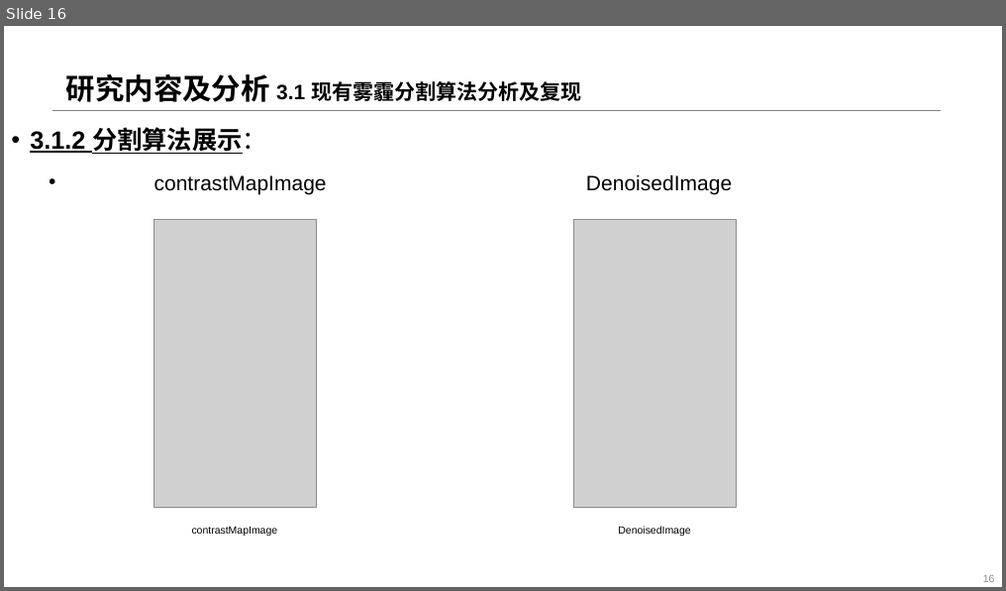
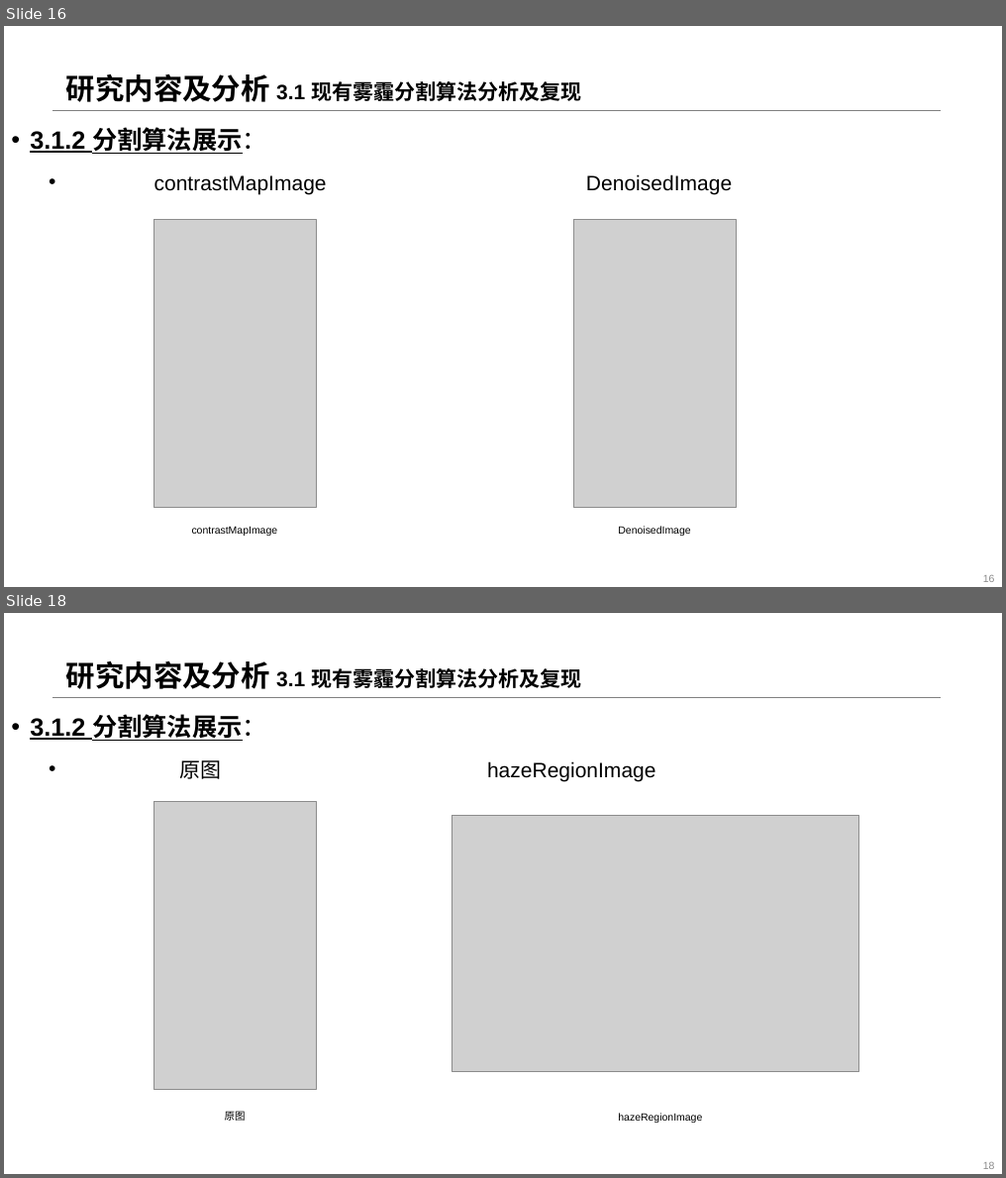
Before and after one commit to JYBlank-L/Unsupervised-Contrastive-Masking-for-Visual-Haze-Classification, a slide deck: 2021-09-04-雾霾检测算法_v1.pptx. Shown one above the other, each under a label of ours: slide 16 before the commit, slides 16 and 18 after it; the slides between them are not shown. The pictures are 1006x591 and 1006x1178 pixels, drawn with LibreOffice and Linux fonts; fonts in the diff are those of the drawing; grey boxes stand for pictures; background and template pictures are left out. Boxes give left, top, right and bottom in pixels: in the first picture for what was removed or moved away, otherwise in the second. Text is boxed around its words. In the diff, an @@ line names an element or a change of style, - is before the commit and + after.

```diff
--- a/2021-09-04-雾霾检测算法_v1.pptx
+++ b/2021-09-04-雾霾检测算法_v1.pptx
@@ slide 18 added at [4, 613, 1002, 1174], background #FFFFFF; not listed: 1 template element that a slide beside it also shows @@
@@ title added at [66, 661, 581, 689], 20 pt, text #000000, bold @@
+研究内容及分析 3.1 现有雾霾分割算法分析及复现
@@ text added at [30, 714, 656, 781], 20 pt, text #000000 @@
+• 3.1.2 分割算法展示：
+  • 原图 hazeRegionImage
@@ picture added at [153, 802, 316, 1090] @@
@@ picture added at [451, 816, 859, 1072] @@
@@ text added at [225, 1109, 246, 1123], 10 pt, text #000000 @@
+原图
@@ text added at [618, 1113, 702, 1123], 10 pt, text #000000 @@
+hazeRegionImage
@@ page number added at [983, 1162, 995, 1169], 10 pt, text #8C8C8C @@
+18
```
Also in this commit, not shown: 5 slides changed, 7 other slides added.
